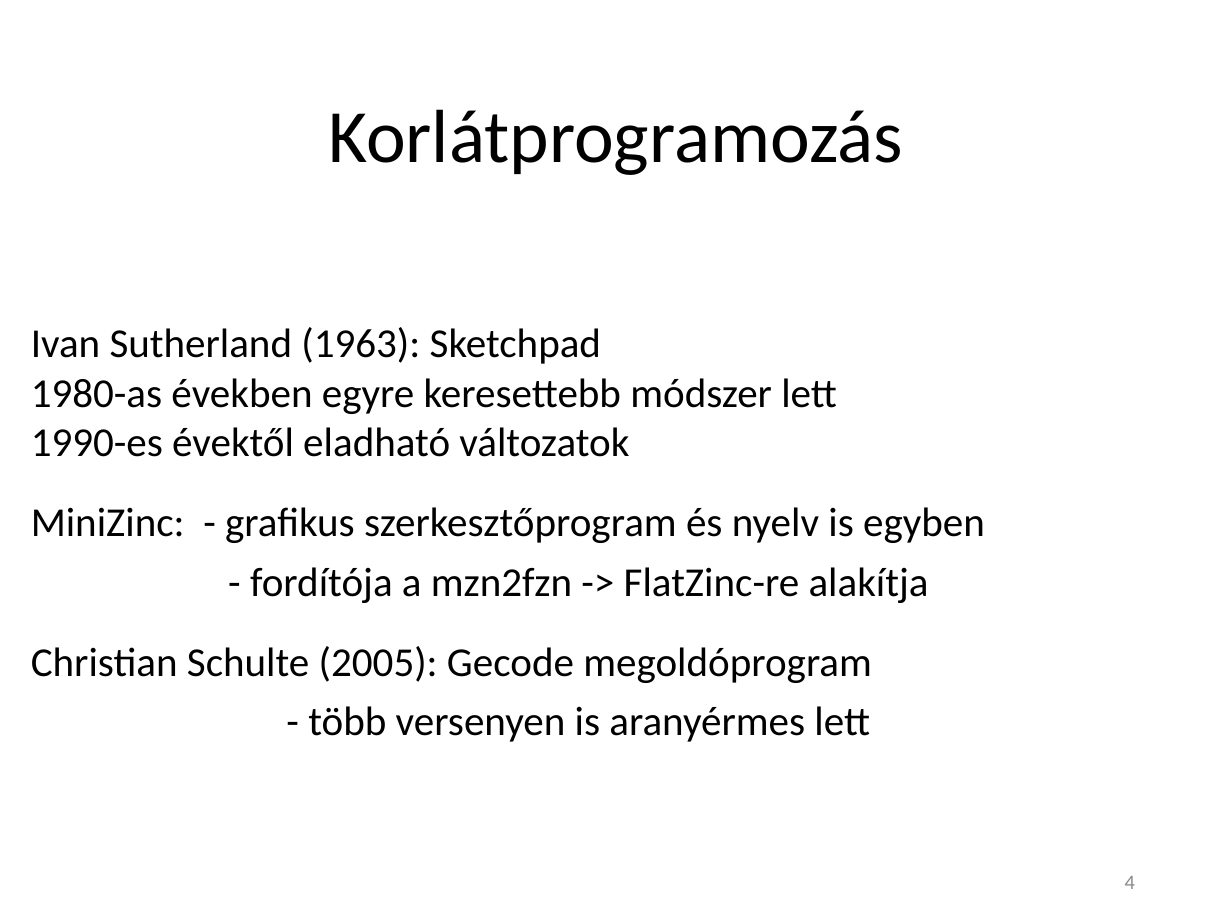
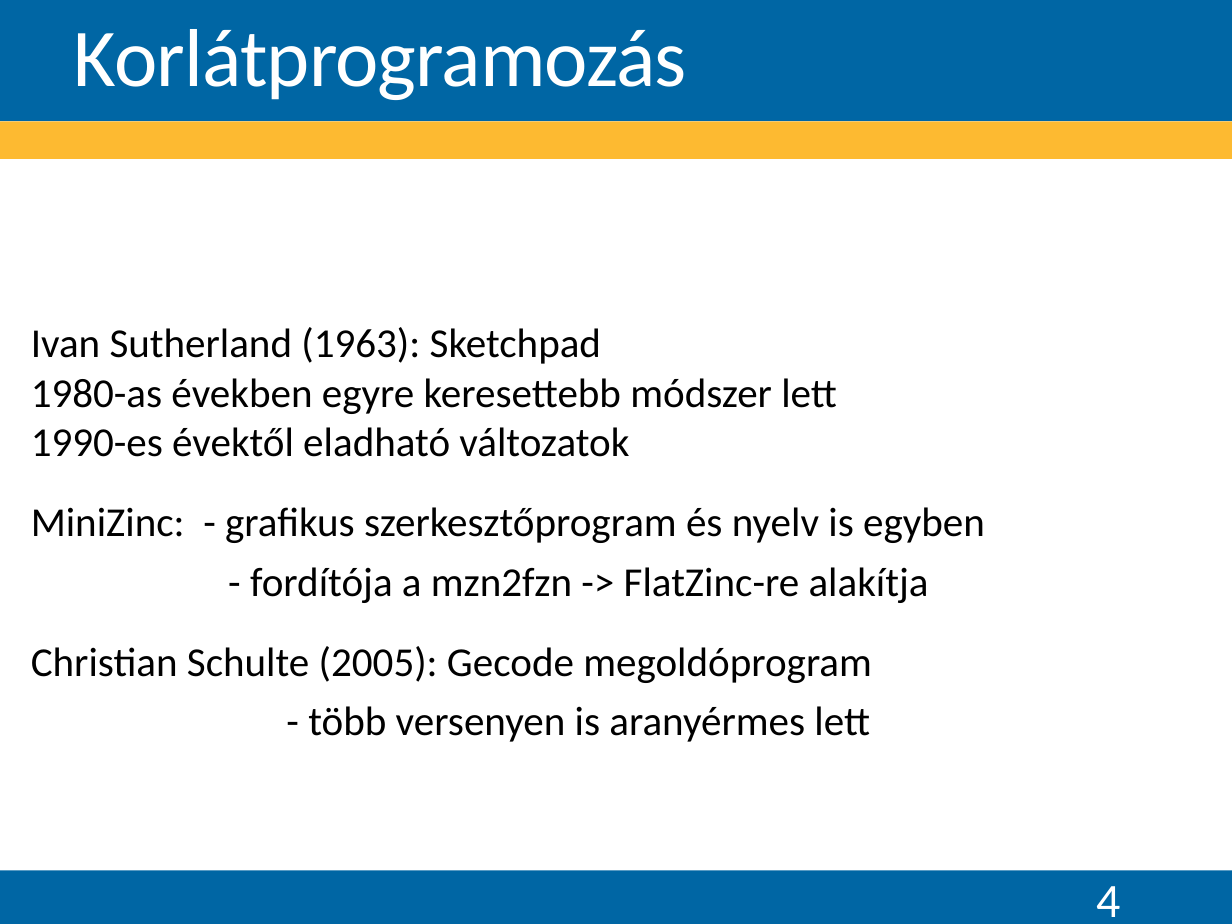
Before and after one commit to Teaching-projects/SZE-Peku221b, a slide deck: slide 4 of CP_Dolgozat/Előadás/Logikai feladványok megoldása korlátprogramozással.pptx. Drawn at 1232x924 pixels with LibreOffice and Linux fonts; fonts in the diff are those of the drawing; background and template pictures are left out. Boxes give left, top, right and bottom in pixels: in the first picture for what was removed or moved away, otherwise in the second. Text is boxed around its words. In the diff, an @@ line names an element or a change of style, - is before the commit and + after.

```diff
--- a/CP_Dolgozat/Előadás/Logikai feladványok megoldása korlátprogramozással.pptx
+++ b/CP_Dolgozat/Előadás/Logikai feladványok megoldása korlátprogramozással.pptx
@@ rectangle added at (0, 0, 1232, 121), fill #0066A4 @@
@@ title "Korlátprogramozás": place and size @@
-title "Korlátprogramozás" at (328, 109, 903, 175)
+title "Korlátprogramozás" at (74, 29, 687, 100)
@@ title "Korlátprogramozás" at (74, 29, 687, 100): size 44 to 48 pt, text colour #000000 to #FFFFFF, letter spacing 0 to -0.5 pt; alignment centre to left; line spacing 0.9 to 0.85; vertical alignment middle to bottom @@
@@ rectangle added at (0, 122, 1232, 159), fill #FDBA31 @@
@@ rectangle added at (0, 870, 1232, 924), fill #0066A4 @@
@@ page number: place and size @@
-page number at (1125, 876, 1135, 889)
+page number at (1096, 886, 1120, 917)
@@ page number at (1096, 886, 1120, 917): size 12 to 28 pt, text colour #8C8C8C to #FFFFFF @@
```
Also in this commit, not shown: 9 other slides changed, 6 slides added, 6 slides removed, 11 other files.
